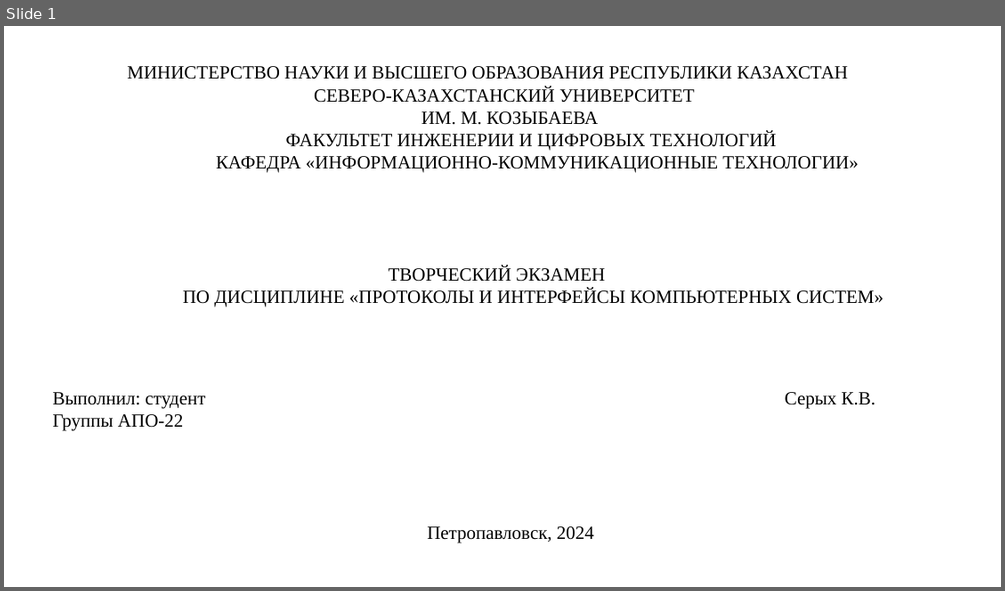
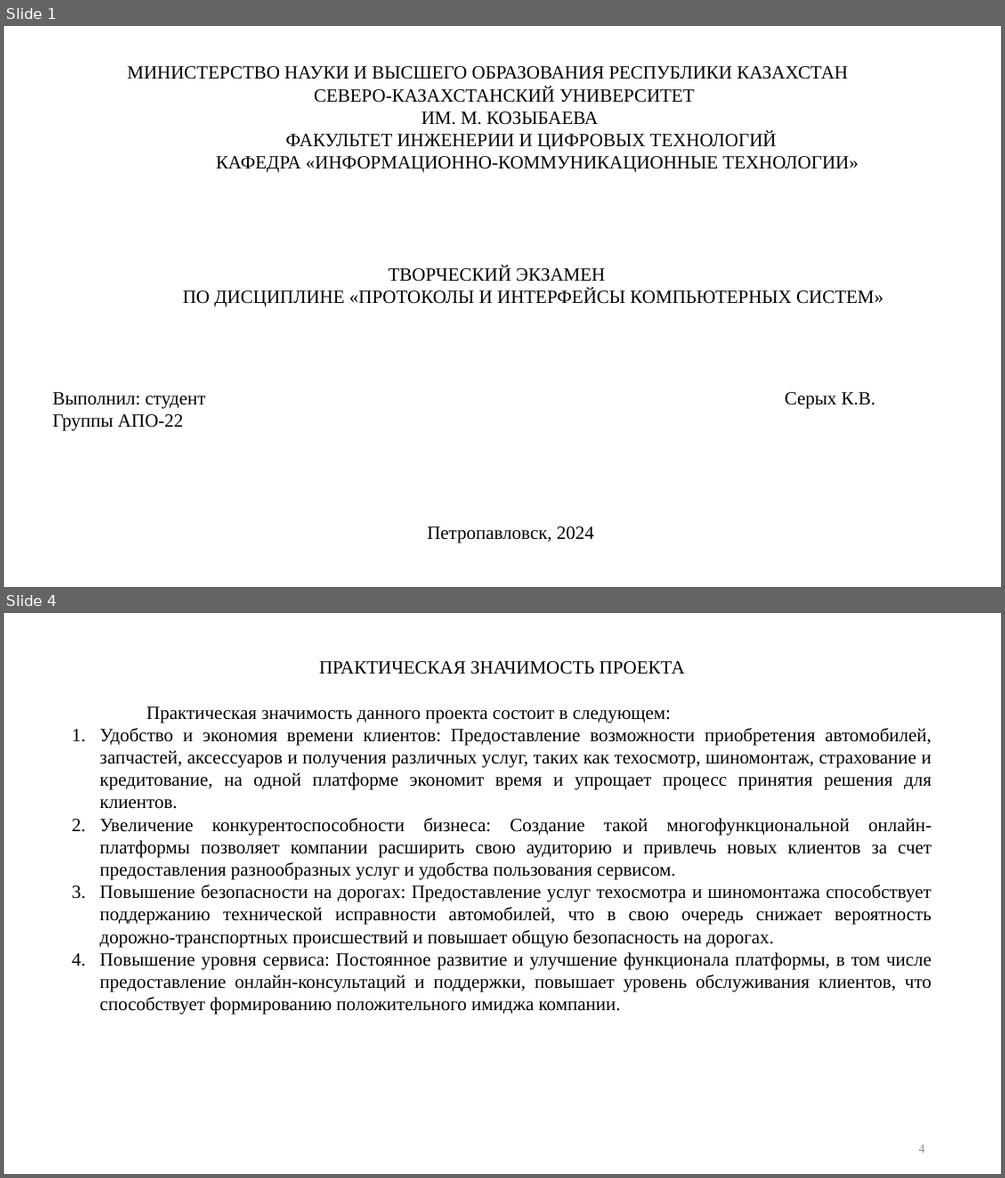
Before and after one commit to Red-student/Red_student, a slide deck: Модуль5_Серых.pptx. Shown one above the other, each under a label of ours: slide 1 before the commit, slides 1 and 4 after it; the slides between them are not shown. The pictures are 1005x591 and 1005x1178 pixels, drawn with LibreOffice and Linux fonts; fonts in the diff are those of the drawing. Boxes give left, top, right and bottom in pixels: in the first picture for what was removed or moved away, otherwise in the second. Text is boxed around its words. In the diff, an @@ line names an element or a change of style, - is before the commit and + after.

```diff
--- a/Модуль5_Серых.pptx
+++ b/Модуль5_Серых.pptx
@@ slide 4 added at (4,613,1001,1174), background #FFFFFF @@
@@ text added at (100,661,931,1014), 18 pt, text #000000 @@
+ПРАКТИЧЕСКАЯ ЗНАЧИМОСТЬ ПРОЕКТА
+Практическая значимость данного проекта состоит в следующем:
+1. Удобство и экономия времени клиентов: Предоставление возможности приобретения автомобилей, запчастей, аксессуаров и получения различных услуг, таких как техосмотр, шиномонтаж, страхование и кредитование, на одной платформе экономит время и упрощает процесс принятия решения для клиентов.
+2. Увеличение конкурентоспособности бизнеса: Создание такой многофункциональной онлайн-платформы позволяет компании расширить свою аудиторию и привлечь новых клиентов за счет предоставления разнообразных услуг и удобства пользования сервисом.
+3. Повышение безопасности на дорогах: Предоставление услуг техосмотра и шиномонтажа способствует поддержанию технической исправности автомобилей, что в свою очередь снижает вероятность дорожно-транспортных происшествий и повышает общую безопасность на дорогах.
+4. Повышение уровня сервиса: Постоянное развитие и улучшение функционала платформы, в том числе предоставление онлайн-консультаций и поддержки, повышает уровень обслуживания клиентов, что способствует формированию положительного имиджа компании.
@@ page number added at (919,1144,925,1152), 12 pt, text #8C8C8C @@
+4
```
Also in this commit, not shown: 7 slides changed, 6 other slides added, 4 slides removed, 30 other files.
